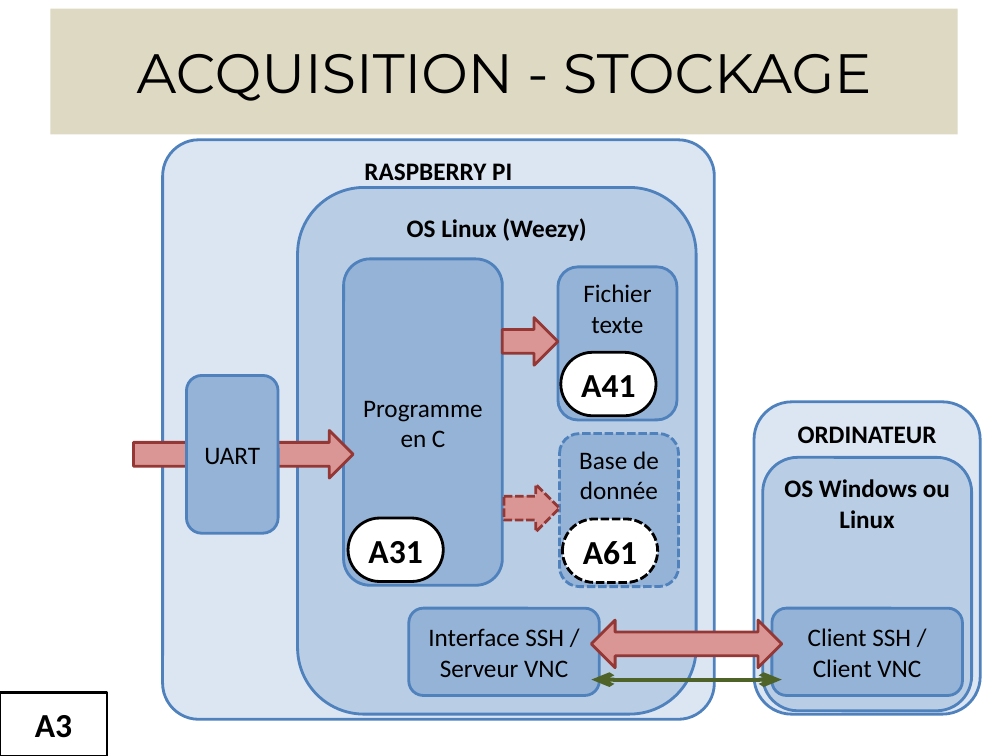
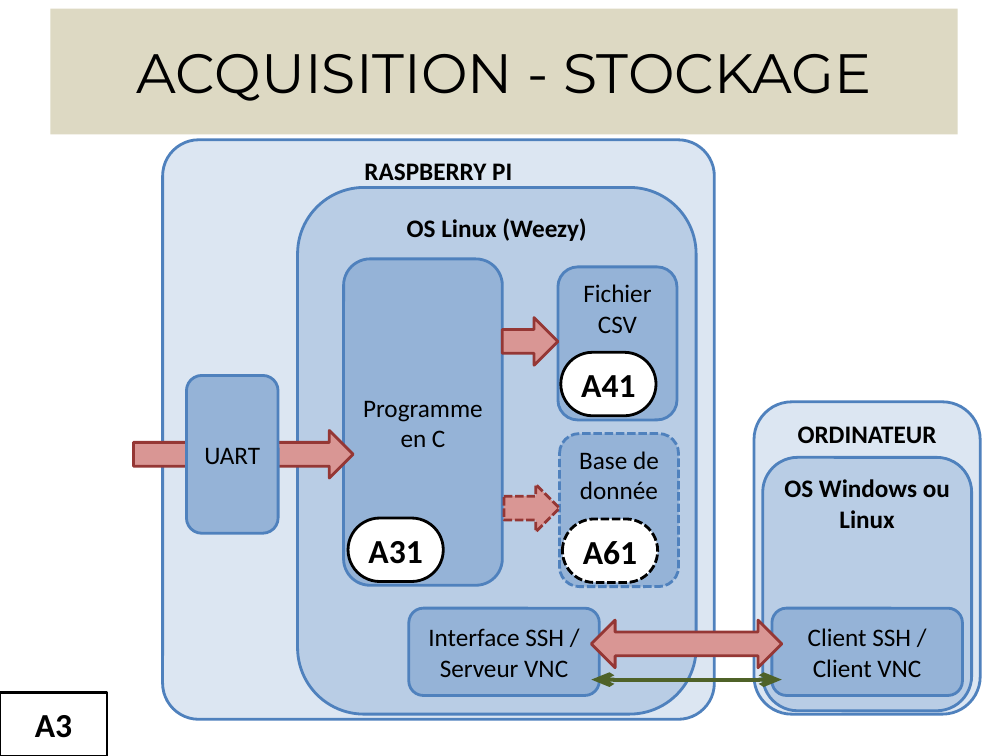
Before and after one commit to sebastien0/ConsoCompteurElectrique_avec_RPi, a slide deck: slide 6 of Documents/Illustrations.pptx. Drawn at 1008x756 pixels with LibreOffice and Linux fonts; fonts in the diff are those of the drawing. Boxes give left, top, right and bottom in pixels: in the first picture for what was removed or moved away, otherwise in the second. Text is boxed around its words. In the diff, an @@ line names an element or a change of style, - is before the commit and + after.

```diff
--- a/Documents/Illustrations.pptx
+++ b/Documents/Illustrations.pptx
@@ text in rounded rectangle at box(583, 284, 651, 333): text changed @@
-Fichier texte
+Fichier CSV
```
Also in this commit, not shown: 3 other slides changed, 6 slides added, 1 other file.
